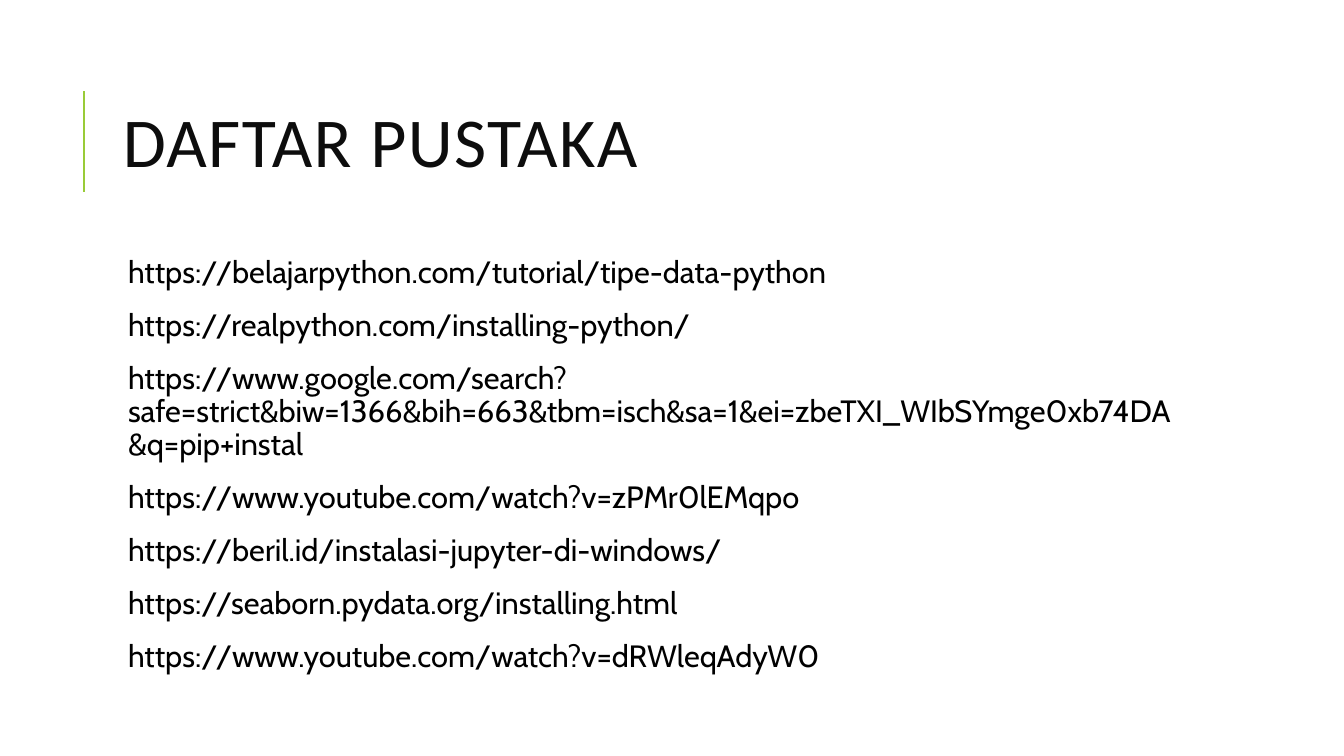
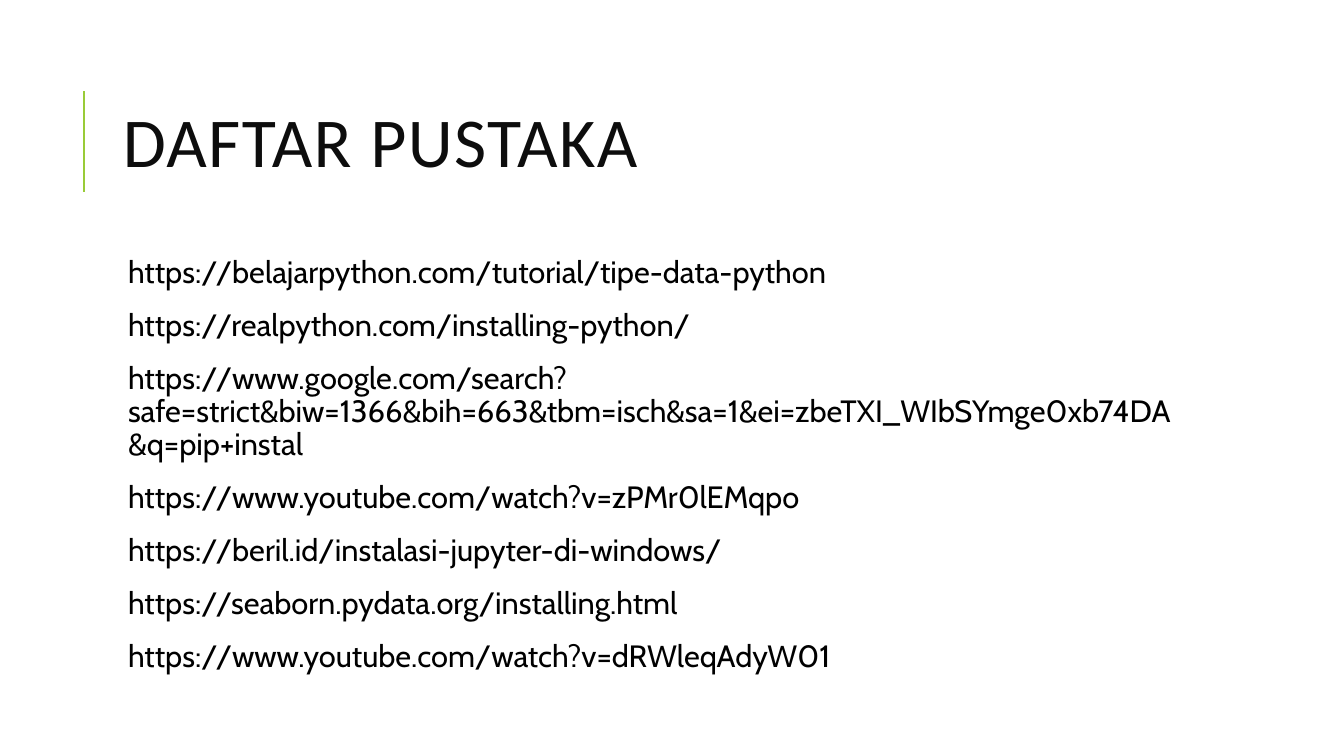
Before and after one commit to sucihayati/PengantarDeepLearning, a slide deck: slide 31 of Tugas1/pengenalan phyton.pptx. Drawn at 1344x756 pixels with LibreOffice and Linux fonts; fonts in the diff are those of the drawing. Boxes give left, top, right and bottom in pixels: in the first picture for what was removed or moved away, otherwise in the second. Text is boxed around its words. In the diff, an @@ line names an element or a change of style, - is before the commit and + after.

Commit message:
penambahan materi
instalasi jupyter dan seaborn

```diff
--- a/Tugas1/pengenalan phyton.pptx
+++ b/Tugas1/pengenalan phyton.pptx
@@ text at [128, 644, 830, 674]: text changed @@
-  https://www.youtube.com/watch?v=dRWleqAdyW0
+  https://www.youtube.com/watch?v=dRWleqAdyW01
```
